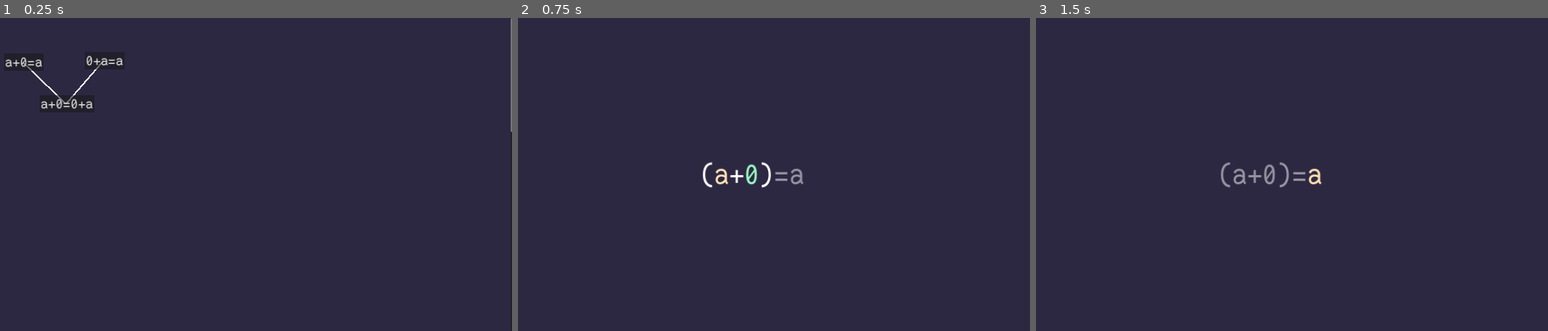
Above: before the commit, frames 1-3 (left to right).
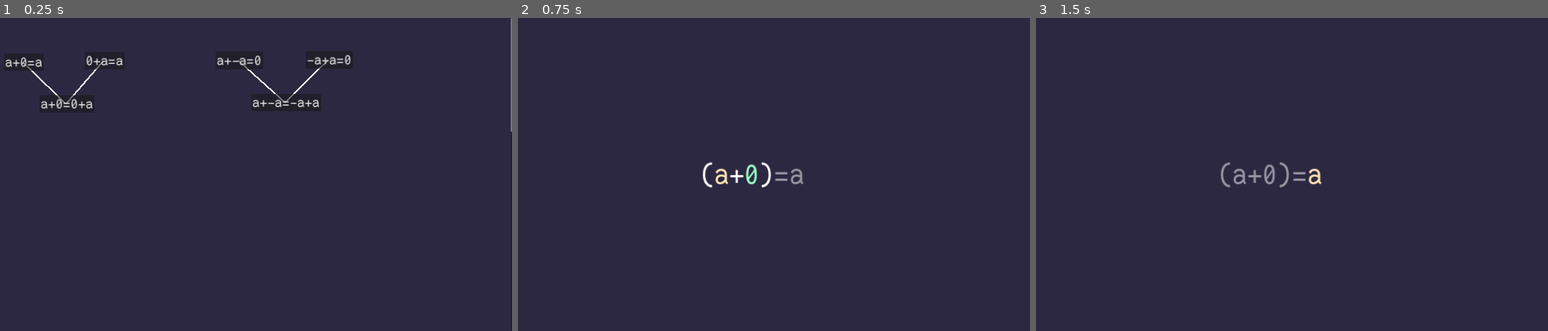
Above: after the commit, the same moments.

Repository: theoahfeldt/emperical-maths
Game: Godot game, scene res://main.tscn
The game is run twice, just before and just after one commit, with the same random seed, the same clock (stepped at 60 frames per second) and the same inputs.
Inputs:
- Up to frame 1 (0.25 s): no input
- Up to frame 2 (0.75 s): click "a+0=a" at 0.5 s
- Up to frame 3 (1.5 s): tap Enter (expression_confirm) at 1.25, 1.35 s; hold Right (expression_right) from 1.28 s (still down)

The runs differ from the first frame. In frame 1, 0.5% of the frame differs, in the area x 42-69%, y 11-29%; in frame 2, nothing differs; in frame 3, nothing differs.

Commit message:
Add levels for axiom of inverses for sum

Diff:
--- a/game/algebra/logic/rules/rule_ordering.tres
+++ b/game/algebra/logic/rules/rule_ordering.tres
@@ -6,7 +6,11 @@
 [ext_resource type="Script" path="res://algebra/logic/rules/sum/identity_right_backward.gd" id="4_h6e4p"]
 [ext_resource type="Script" path="res://algebra/logic/rules/sum/identity_left_backward.gd" id="5_ou3vc"]
 [ext_resource type="Script" path="res://algebra/logic/rules/rule_ordering.gd" id="6_c8xhh"]
+[ext_resource type="Script" path="res://algebra/logic/rules/sum/inverse_right_forward.gd" id="6_tq2xc"]
+[ext_resource type="Script" path="res://algebra/logic/rules/sum/inverse_left_forward.gd" id="7_7se14"]
+[ext_resource type="Script" path="res://algebra/logic/rules/sum/inverse_right_backward.gd" id="8_03q34"]
+[ext_resource type="Script" path="res://algebra/logic/rules/sum/inverse_left_backward.gd" id="9_qr5gl"]
 
 [resource]
 script = ExtResource("6_c8xhh")
-rule_ordering = Array[Script]([ExtResource("1_fwl1g"), ExtResource("2_1tk0u"), ExtResource("3_yy3g7"), ExtResource("4_h6e4p"), ExtResource("5_ou3vc")])
+rule_ordering = Array[Script]([ExtResource("1_fwl1g"), ExtResource("2_1tk0u"), ExtResource("3_yy3g7"), ExtResource("4_h6e4p"), ExtResource("5_ou3vc"), ExtResource("6_tq2xc"), ExtResource("7_7se14"), ExtResource("8_03q34"), ExtResource("9_qr5gl")])
--- /dev/null
+++ b/game/levels/levels/sum_inverse.tres
@@ -0,0 +1,10 @@
+[gd_resource type="Resource" script_class="Consequence" load_steps=4 format=3 uid="uid://djxjvjdl3tak7"]
+
+[ext_resource type="Resource" uid="uid://cpkghs136becf" path="res://levels/levels/sum_inverse_right.tres" id="1_507ui"]
+[ext_resource type="Resource" uid="uid://bjmk63x60saw7" path="res://levels/levels/sum_inverse_left.tres" id="2_blrev"]
+[ext_resource type="Script" path="res://levels/consequence.gd" id="3_u8tv4"]
+
+[resource]
+script = ExtResource("3_u8tv4")
+premises = Array[Resource("res://levels/assertion.gd")]([ExtResource("1_507ui"), ExtResource("2_blrev")])
+equality = "(a+-a)=(-a+a)  "
--- /dev/null
+++ b/game/levels/levels/sum_inverse_left.tres
@@ -0,0 +1,11 @@
+[gd_resource type="Resource" script_class="Axiom" load_steps=5 format=3 uid="uid://bjmk63x60saw7"]
+
+[ext_resource type="Script" path="res://algebra/logic/rules/identity.gd" id="1_tgthl"]
+[ext_resource type="Script" path="res://algebra/logic/rules/sum/inverse_left_forward.gd" id="2_1qrwf"]
+[ext_resource type="Script" path="res://algebra/logic/rules/sum/inverse_left_backward.gd" id="3_5q8le"]
+[ext_resource type="Script" path="res://levels/axiom.gd" id="4_oirnw"]
+
+[resource]
+script = ExtResource("4_oirnw")
+rules = Array[Script]([ExtResource("1_tgthl"), ExtResource("2_1qrwf"), ExtResource("3_5q8le")])
+equality = "(-a+a)=0"
--- /dev/null
+++ b/game/levels/levels/sum_inverse_right.tres
@@ -0,0 +1,11 @@
+[gd_resource type="Resource" script_class="Axiom" load_steps=5 format=3 uid="uid://cpkghs136becf"]
+
+[ext_resource type="Script" path="res://algebra/logic/rules/identity.gd" id="1_66d65"]
+[ext_resource type="Script" path="res://algebra/logic/rules/sum/inverse_right_forward.gd" id="2_3pln4"]
+[ext_resource type="Script" path="res://algebra/logic/rules/sum/inverse_right_backward.gd" id="3_xudm7"]
+[ext_resource type="Script" path="res://levels/axiom.gd" id="4_8t0oy"]
+
+[resource]
+script = ExtResource("4_8t0oy")
+rules = Array[Script]([ExtResource("1_66d65"), ExtResource("2_3pln4"), ExtResource("3_xudm7")])
+equality = "(a+-a)=0"
--- a/game/ui/level_select_menu.tscn
+++ b/game/ui/level_select_menu.tscn
@@ -1,10 +1,13 @@
-[gd_scene load_steps=6 format=3 uid="uid://c2wlu6iasfet8"]
+[gd_scene load_steps=9 format=3 uid="uid://c2wlu6iasfet8"]
 
 [ext_resource type="Script" path="res://ui/level_select_menu.gd" id="1_81e3b"]
 [ext_resource type="PackedScene" uid="uid://c1wy4aqwsvet0" path="res://ui/level_button.tscn" id="2_cbbnw"]
 [ext_resource type="Resource" uid="uid://cjx86ya2txv31" path="res://levels/levels/sum_identity_left.tres" id="3_1e06o"]
 [ext_resource type="Resource" uid="uid://cfp388qakl1cv" path="res://levels/levels/sum_identity.tres" id="3_b86hu"]
 [ext_resource type="Resource" uid="uid://dx7c2q6hc1q3l" path="res://levels/levels/sum_identity_right.tres" id="4_unpbs"]
+[ext_resource type="Resource" uid="uid://cpkghs136becf" path="res://levels/levels/sum_inverse_right.tres" id="6_7gctx"]
+[ext_resource type="Resource" uid="uid://bjmk63x60saw7" path="res://levels/levels/sum_inverse_left.tres" id="7_ifaq4"]
+[ext_resource type="Resource" uid="uid://djxjvjdl3tak7" path="res://levels/levels/sum_inverse.tres" id="8_3w8kc"]
 
 [node name="LevelSelectMenu" type="ScrollContainer"]
 clip_contents = false
@@ -48,3 +51,34 @@
 text = "a+0=0+a"
 assertion = ExtResource("3_b86hu")
 dependencies = [NodePath("../a+0=a"), NodePath("../0+a=a")]
+
+[node name="a+-a=0" parent="LevelChart" instance=ExtResource("2_cbbnw")]
+layout_mode = 2
+offset_left = 900.0
+offset_top = 116.0
+offset_right = 1064.0
+offset_bottom = 175.0
+text = "a+-a=0
+"
+assertion = ExtResource("6_7gctx")
+
+[node name="-a+a=0" parent="LevelChart" instance=ExtResource("2_cbbnw")]
+layout_mode = 2
+offset_left = 1211.0
+offset_top = 114.0
+offset_right = 1375.0
+offset_bottom = 173.0
+text = "-a+a=0
+"
+assertion = ExtResource("7_ifaq4")
+
+[node name="a+-a=-a+a" parent="LevelChart" node_paths=PackedStringArray("dependencies") instance=ExtResource("2_cbbnw")]
+layout_mode = 2
+offset_left = 1023.0
+offset_top = 261.0
+offset_right = 1265.0
+offset_bottom = 320.0
+text = "a+-a=-a+a
+"
+assertion = ExtResource("8_3w8kc")
+dependencies = [NodePath("../a+-a=0"), NodePath("../-a+a=0")]
Not shown: 1 places in game/algebra/logic/rules/rule_ordering.tres that only renumber resources
